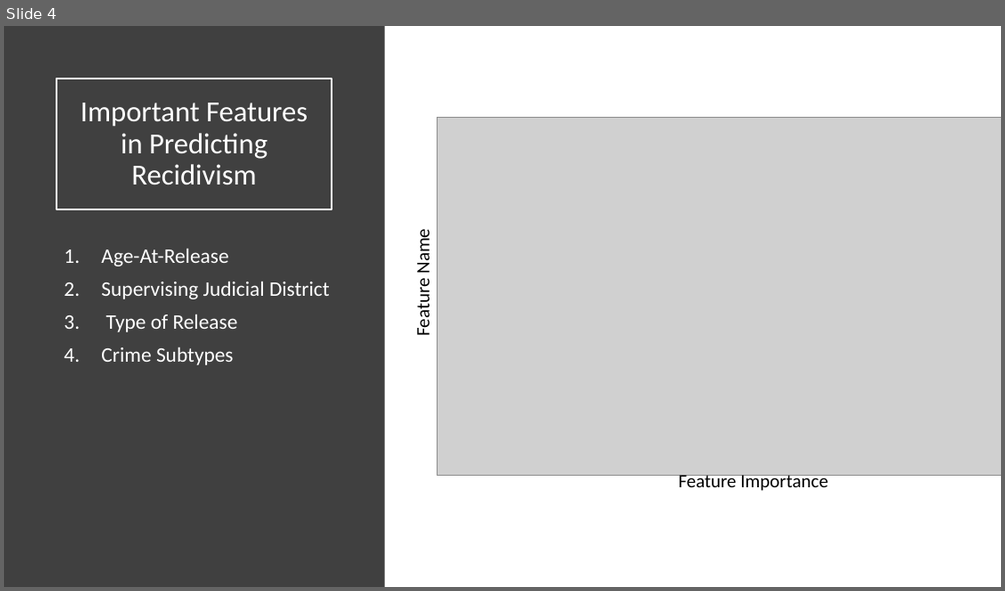
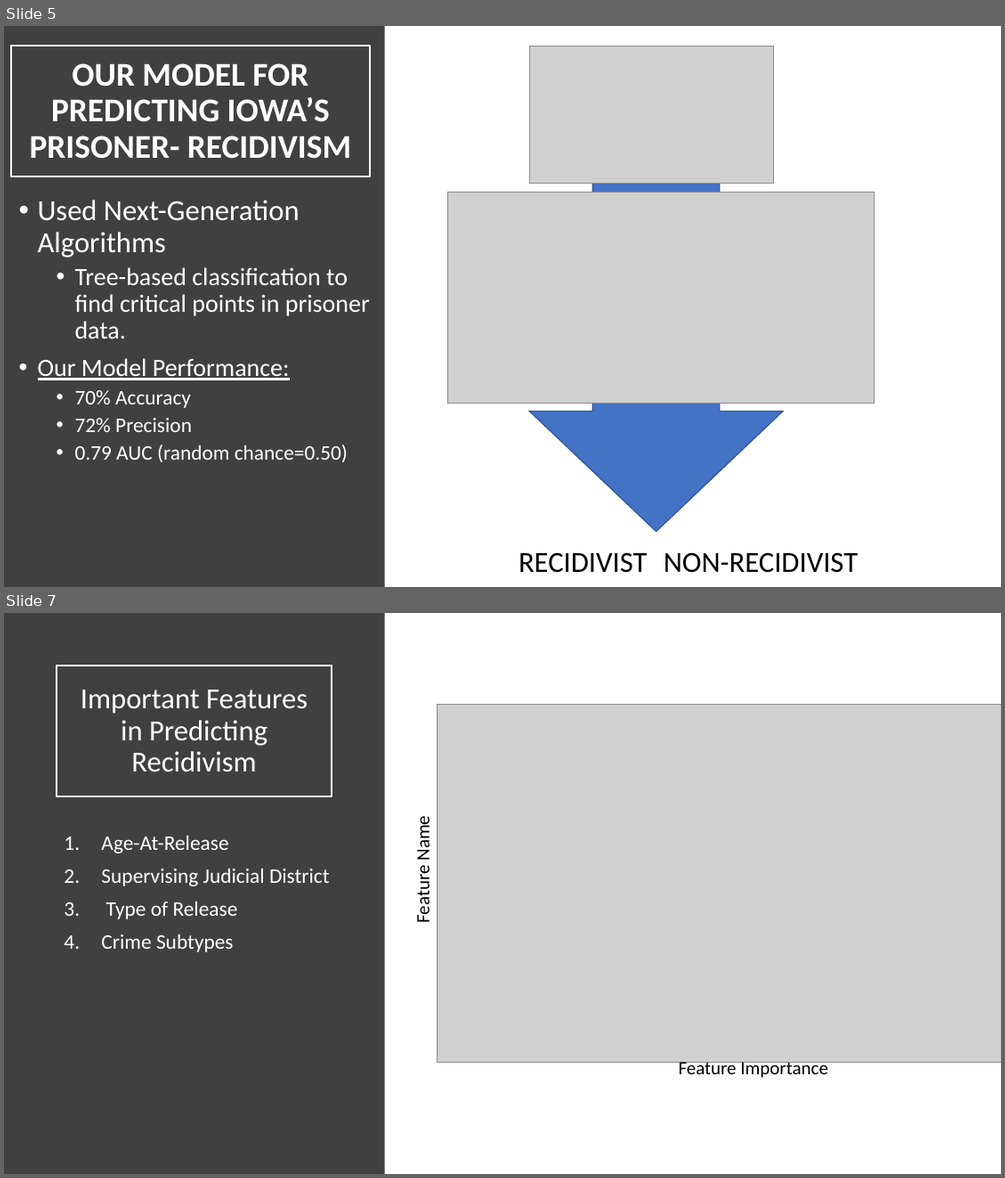
Before and after one commit to jirvingphd/iowa-prisoner-recidivism-mod-3-project, a slide deck: Predicting Recidivism in Released Prisoner in Iowa_v2.pptx. Shown one above the other, each under a label of ours: slide 4 before the commit, slides 5 and 7 after it; the slides between them are not shown. The pictures are 1005x591 and 1005x1178 pixels, drawn with LibreOffice and Linux fonts; fonts in the diff are those of the drawing; grey boxes stand for pictures. Boxes give left, top, right and bottom in pixels: in the first picture for what was removed or moved away, otherwise in the second. Text is boxed around its words. In the diff, an @@ line names an element or a change of style, - is before the commit and + after.

```diff
--- a/Predicting Recidivism in Released Prisoner in Iowa_v2.pptx
+++ b/Predicting Recidivism in Released Prisoner in Iowa_v2.pptx
@@ slide 5 added at box(4, 26, 1001, 587), background #FFFFFF @@
@@ rectangle added at box(4, 26, 385, 587), fill #404040 @@
@@ title added at box(11, 46, 371, 177), outline #FFFFFF 1.5 pt, 32 pt, text #FFFFFF, bold @@
+OUR MODEL FOR PREDICTING IOWA’S
+PRISONER- RECIDIVISM
@@ picture added at box(529, 46, 774, 184) @@
@@ down arrow added at box(529, 170, 783, 532), fill #4472C4, outline #325491 1 pt @@
@@ text added at box(38, 200, 370, 462), 24 pt, text #FFFFFF @@
+• Used Next-Generation Algorithms
+  • Tree-based classification to find critical points in prisoner data.
+• Our Model Performance:
+  • 70% Accuracy
+  • 72% Precision
+  • 0.79 AUC (random chance=0.50)
@@ picture added at box(447, 192, 874, 402) @@
@@ text added at box(518, 552, 647, 572), 28 pt, text #000000 @@
+RECIDIVIST
@@ text added at box(663, 552, 858, 572), 28 pt, text #000000 @@
+NON-RECIDIVIST
@@ what was slide 4 is now slide 7 @@
```
Also in this commit, not shown: 5 slides changed, 1 other slide added, 5 other files.
